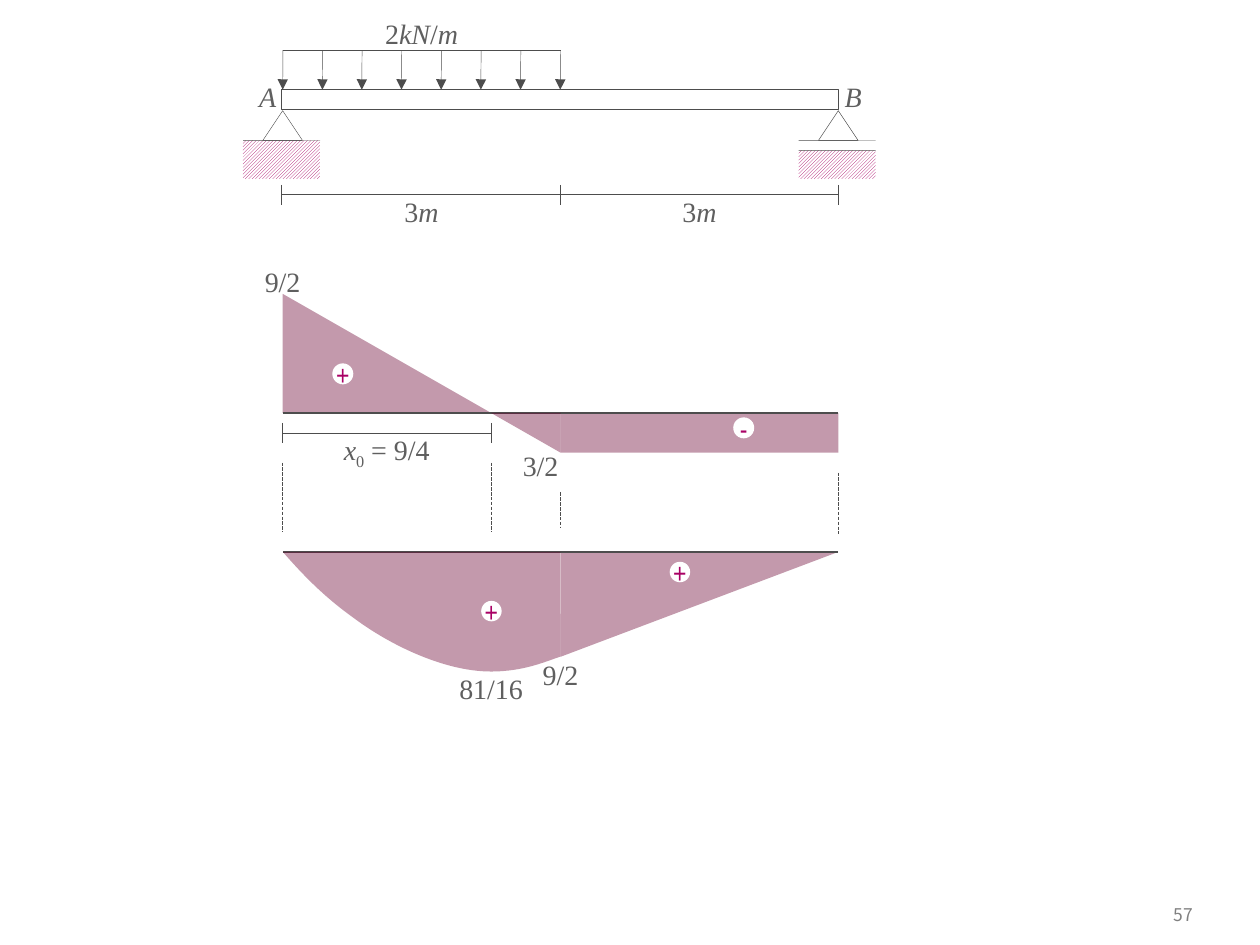
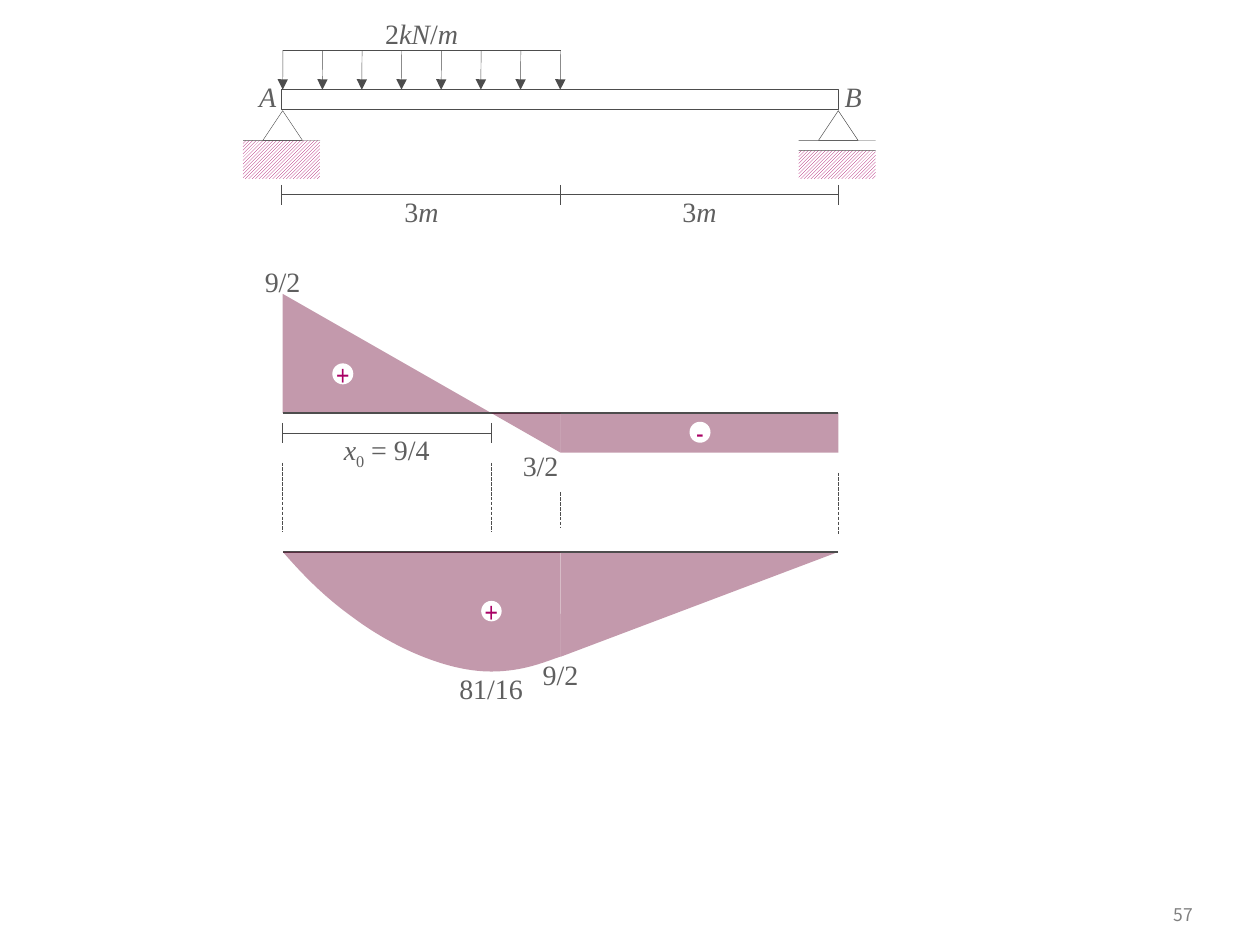
Before and after one commit to ironbell87/structural_mechanics_II, a slide deck: slide 57 of figures.pptx. Drawn at 1260x945 pixels with LibreOffice and Linux fonts; fonts in the diff are those of the drawing. Boxes give left, top, right and bottom in pixels: in the first picture for what was removed or moved away, otherwise in the second. Text is boxed around its words. In the diff, an @@ line names an element or a change of style, - is before the commit and + after.

```diff
--- a/figures.pptx
+++ b/figures.pptx
@@ ellipse "-" moved from (x1=733, y1=417, x2=755, y2=438) to (x1=689, y1=422, x2=711, y2=444) @@
@@ ellipse removed at (x1=669, y1=562, x2=689, y2=582) @@
-+
```
Also in this commit, not shown: 13 other slides changed, 18 other files.
